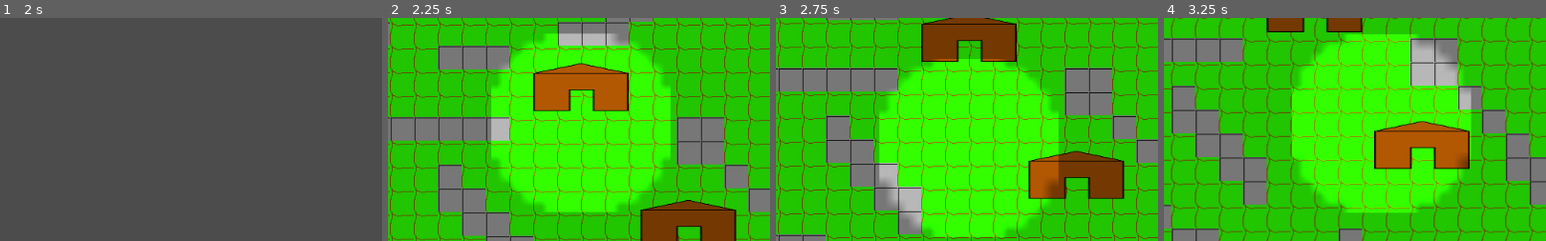
Above: before the commit, frames 1-4 (left to right).
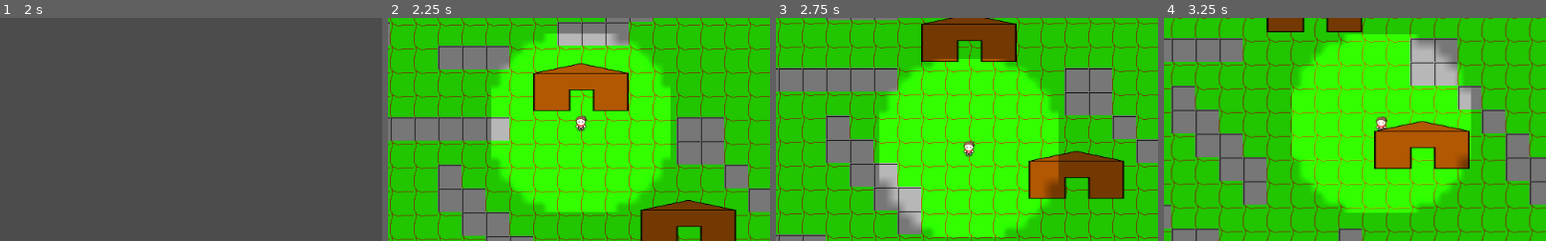
Above: after the commit, the same moments.

Repository: HaywardMorihara/2021AprGameJam
Game: Godot game, scene res://menu/MainMenu.tscn
Two runs of this game, one before a commit and one after it. Both use one fixed random seed, a clock stepped at 60 frames per second and the inputs below.
Inputs (mouse positions are % of the whole screen's width and height, from its top left):
- Up to frame 1 (2 s): click "Start" at 0.5 s; tap Enter at 1.25 s; move the mouse to (72, 45) at 1.27 s; hold D (right) from 1.28 s (still down); tap Space (check_watch) at 1.35 s
- Up to frame 2 (2.25 s): tap Space (check_watch) at 2 s; move the mouse to (30, 55) at 2.02 s; release D (right) at 2.03 s; hold S (down) from 2.03 s (still down); click (30, 55) at 2.1 s
- Up to frame 3 (2.75 s): keep holding S (down)
- Up to frame 4 (3.25 s): move the mouse to (60, 28) at 2.77 s; release S (down) at 2.78 s; hold D (right) from 2.78 s (still down); tap Space (check_watch) at 2.85 s
The pictures show only the part of the screen within x 25-75%, y 26-76%; the shares and areas given below are measured in that part.

Frame 1 is identical in both runs. In frame 2, 0.2% of the frame differs, in the area x 49-53%, y 43-52%; in frame 3, 0.2%; in frame 4, 0.2%.

Commit message:
Basic player sprite and restructure player scene

Diff:
--- a/house/Entrance.gd
+++ b/house/Entrance.gd
@@ -7,7 +7,7 @@
 
 func _on_Location_body_entered(body):
 	#	https://godotengine.org/qa/65414/how-to-tell-what-sort-of-body-ive-hit-in-area-body_entered
-	if body.name == "PlayerBody":
+	if body.name == "Player":
 		Global.next_exit_map_position = $ExitPosition.global_position
 		if is_witch_entrance and not Global.has_player_entered_witch_house:
 			Global.has_player_entered_witch_house = true
--- a/house/Exit.gd
+++ b/house/Exit.gd
@@ -3,5 +3,6 @@
 
 func _on_Location_body_entered(body):
 	#	https://godotengine.org/qa/65414/how-to-tell-what-sort-of-body-ive-hit-in-area-body_entered
-	if body.name == "PlayerBody":
+	print(body.name)
+	if body.name == "Player":
 		get_tree().change_scene("res://map/Map.tscn")
--- a/house/PlayerInteriorHouse.gd
+++ b/house/PlayerInteriorHouse.gd
@@ -6,6 +6,6 @@
 
 
 func _player_stillness_achieved()->void:
-	var distance = $Player/PlayerBody.global_position.distance_to($DaughterNPC/KinematicBody2D.global_position)
+	var distance = $Player.global_position.distance_to($DaughterNPC/KinematicBody2D.global_position)
 	if distance < 75:
 		get_tree().change_scene("res://cutscene/WinCutscene.tscn")
--- a/house/WitchInteriorHouse.gd
+++ b/house/WitchInteriorHouse.gd
@@ -4,11 +4,11 @@
 func _ready():
 	$Player.connect("player_stillness_achieved", self, "_player_stillness_achieved")
 	if Global.player_position_before_cutscene:
-		$Player/PlayerBody.global_position = Global.player_position_before_cutscene
+		$Player.global_position = Global.player_position_before_cutscene
 
 
 func _player_stillness_achieved()->void:
-	var distance = $Player/PlayerBody.global_position.distance_to($WitchNPC/KinematicBody2D.global_position)
+	var distance = $Player.global_position.distance_to($WitchNPC/KinematicBody2D.global_position)
 	if distance < 75:
-		Global.player_position_before_cutscene = $Player/PlayerBody.global_position
+		Global.player_position_before_cutscene = $Player.global_position
 		get_tree().change_scene("res://cutscene/WitchHealedCutscene.tscn")
--- a/player/Player.gd
+++ b/player/Player.gd
@@ -1,4 +1,4 @@
-extends Node2D
+extends KinematicBody2D
 
 
 signal player_stillness_achieved
@@ -34,7 +34,7 @@
 
 func _physics_process(delta):
 	_get_input()
-	velocity = $PlayerBody.move_and_slide(velocity)
+	velocity = move_and_slide(velocity)
 
 
 func _input(event):
--- a/player/Player.tscn
+++ b/player/Player.tscn
@@ -1,9 +1,10 @@
-[gd_scene load_steps=7 format=2]
+[gd_scene load_steps=10 format=2]
 
 [ext_resource path="res://player/StillnessTimer.gd" type="Script" id=1]
 [ext_resource path="res://assets/Light.png" type="Texture" id=2]
 [ext_resource path="res://player/Player.gd" type="Script" id=3]
 [ext_resource path="res://watch/Watch.tscn" type="PackedScene" id=4]
+[ext_resource path="res://assets/sprites/gfx/character.png" type="Texture" id=5]
 
 [sub_resource type="CircleShape2D" id=1]
 
@@ -11,19 +12,30 @@
 flags = 4
 frame_0/texture = ExtResource( 2 )
 
-[node name="Player" type="Node2D"]
+[sub_resource type="AtlasTexture" id=3]
+flags = 4
+atlas = ExtResource( 5 )
+region = Rect2( 0, 0, 16, 32 )
+
+[sub_resource type="SpriteFrames" id=4]
+animations = [ {
+"frames": [ SubResource( 3 ) ],
+"loop": true,
+"name": "default",
+"speed": 5.0
+} ]
+
+[node name="PlayerBody" type="KinematicBody2D"]
 script = ExtResource( 3 )
 
-[node name="PlayerBody" type="KinematicBody2D" parent="."]
-
-[node name="CollisionShape2D" type="CollisionShape2D" parent="PlayerBody"]
+[node name="CollisionShape2D" type="CollisionShape2D" parent="."]
 shape = SubResource( 1 )
 
-[node name="Camera2D" type="Camera2D" parent="PlayerBody"]
+[node name="Camera2D" type="Camera2D" parent="."]
 current = true
 smoothing_enabled = true
 
-[node name="Light2D" type="Light2D" parent="PlayerBody"]
+[node name="Light2D" type="Light2D" parent="."]
 scale = Vector2( 15, 15 )
 texture = SubResource( 2 )
 color = Color( 0.537255, 0.537255, 0.537255, 1 )
@@ -36,4 +48,7 @@
 [node name="StillnessTimer" type="Timer" parent="."]
 one_shot = true
 script = ExtResource( 1 )
+
+[node name="AnimatedSprite" type="AnimatedSprite" parent="."]
+frames = SubResource( 4 )
 [connection signal="timeout" from="StillnessTimer" to="StillnessTimer" method="_on_StillnessTimer_timeout"]
